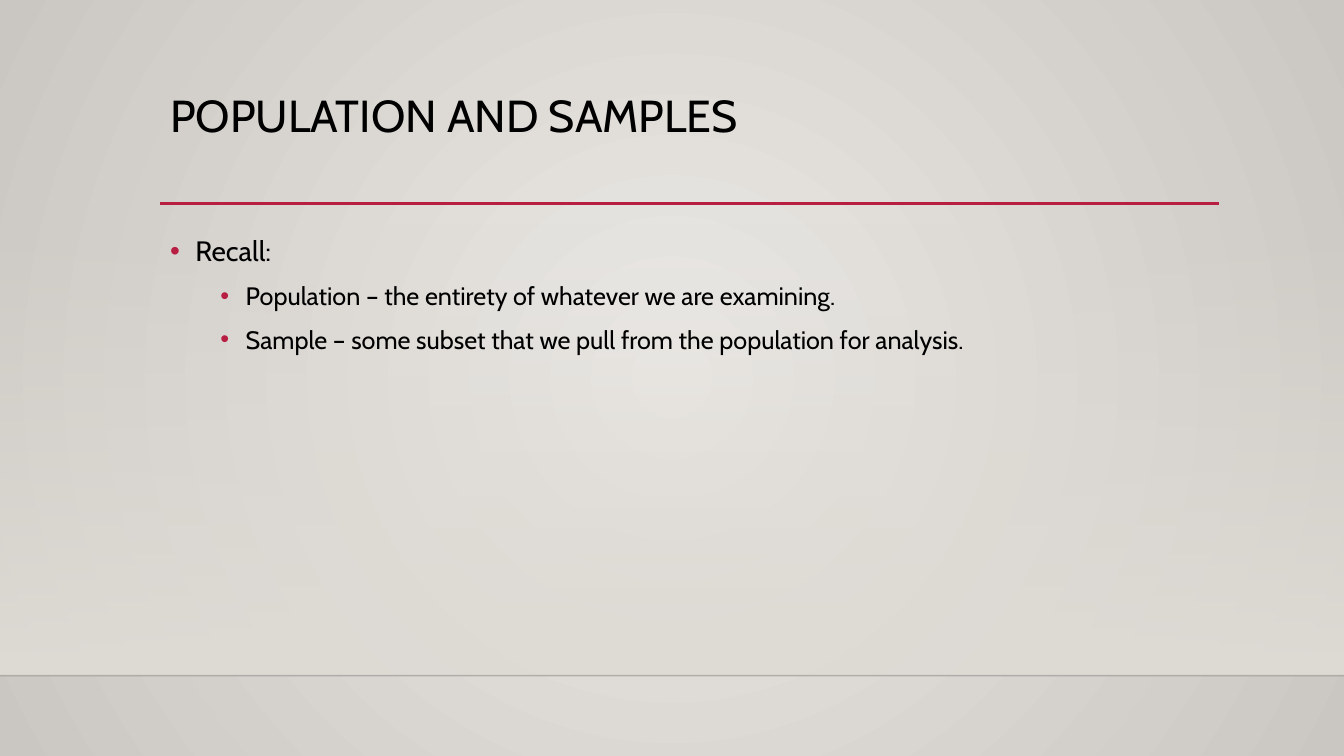
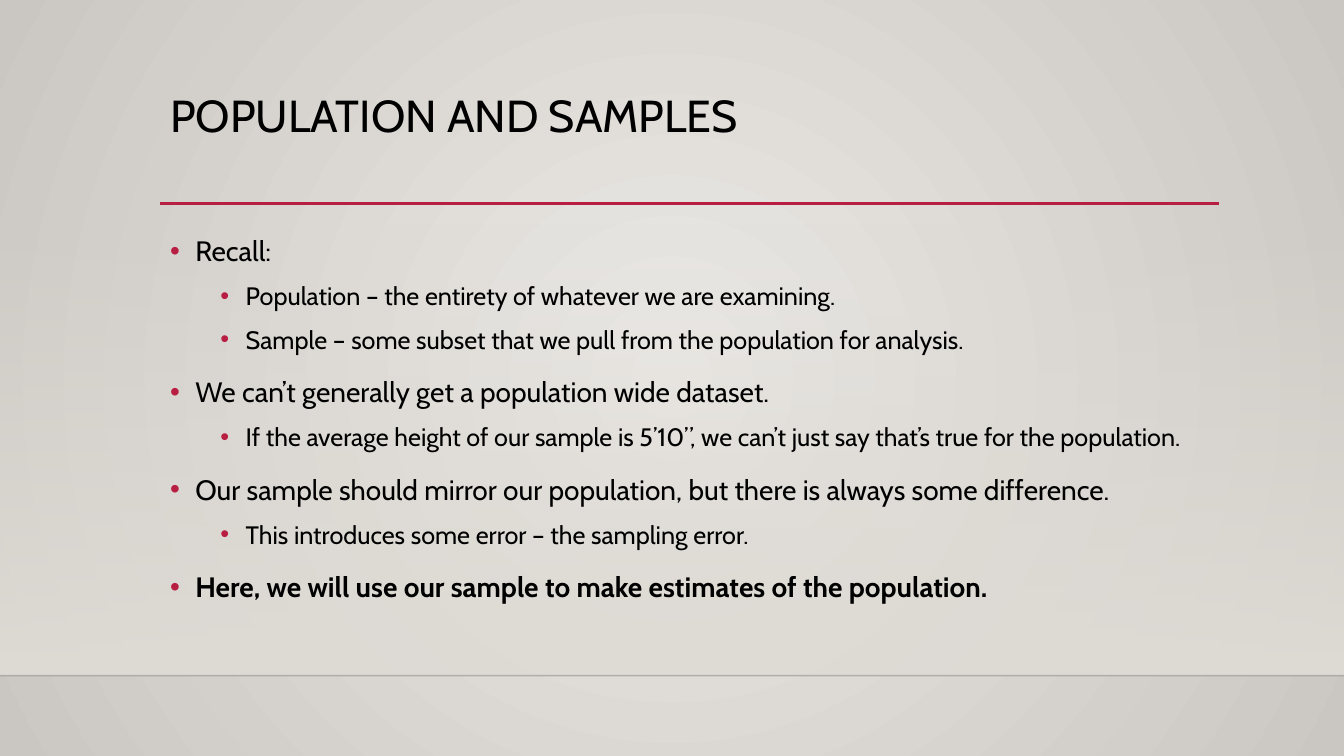
Before and after one commit to AkeemSemper/Basic_Stats_in_Python_Student_Workbooks, a slide deck: slide 3 of reference_material/slides/016_Sampling_Estimation.pptx (slide 2 before the commit). Drawn at 1344x756 pixels with LibreOffice and Linux fonts; fonts in the diff are those of the drawing; background and template pictures are left out. Boxes give left, top, right and bottom in pixels: in the first picture for what was removed or moved away, otherwise in the second. Text is boxed around its words. In the diff, an @@ line names an element or a change of style, - is before the commit and + after.

```diff
--- a/reference_material/slides/016_Sampling_Estimation.pptx
+++ b/reference_material/slides/016_Sampling_Estimation.pptx
@@ text at (x1=195, y1=381, x2=1180, y2=604): paragraphs added @@
+• We can’t generally get a population wide dataset.
+  • If the average height of our sample is 5’10”, we can’t just say that’s true for the population.
+• Our sample should mirror our population, but there is always some difference.
+  • This introduces some error – the sampling error.
+• Here, we will use our sample to make estimates of the population.
```
Also in this commit, not shown: 3 other slides changed, 6 slides added, 1 slide removed, 12 other files.
